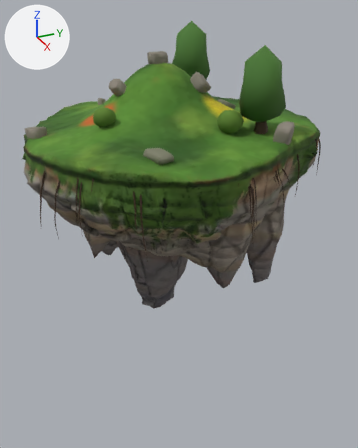
One commit to the glTF model public/assets/models/islands/island-hill-lod1.glb: the scene before it, then after it.
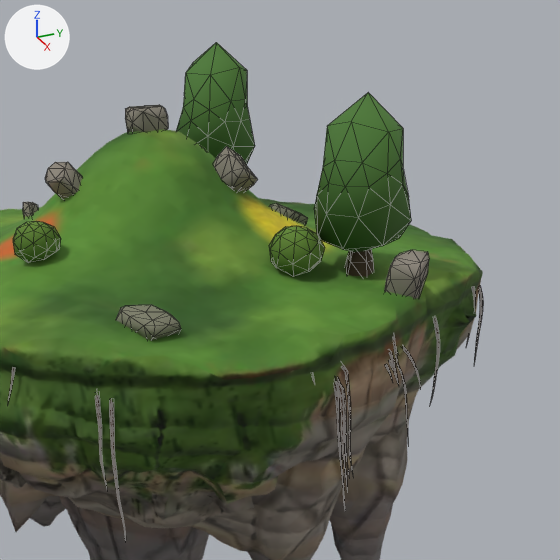
Old and new are each drawn whole from a 50 mm camera at (46.0, -19.5, 11.7) aimed at (-0.3, 1.4, -11.4) and again close up on the part from 24% to 100% of the width and 0% to 61% of the height. The axes (+X, +Y, +Z) are drawn at upper left. The lights are the same throughout. The first two pictures are the older version. The close-ups show mesh edges as thin lines. Where no turn or scale is listed for an object, it has been applied to the vertices. Vertices at exactly the same position are counted once.

The first close-up shows 'Detail', 'Terrain'.
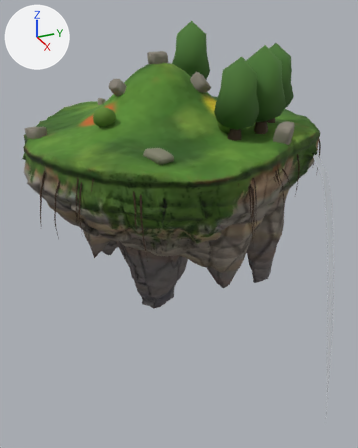
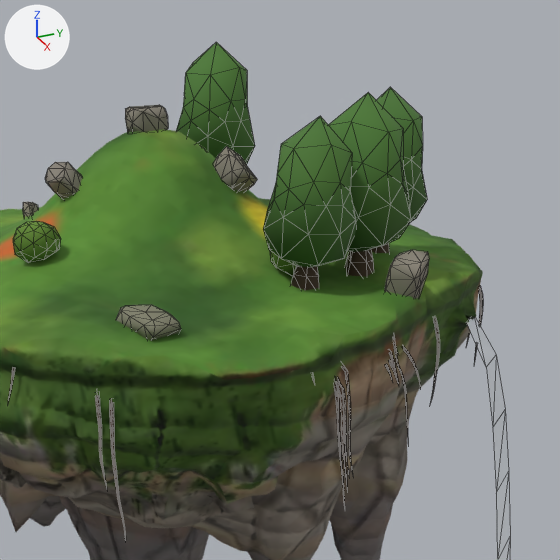
Where the newer file only moved an object's origin or applied its transform, the numbers keep the older frame.

Location of each change, [x1, y1, x2, y2] in pixels of the close-ups (560 x 560 px):
'Detail', reshaped
    before: [7, 42, 483, 539]
    after: [8, 42, 510, 560]
part 1 of me_detail, added (green)
    after: [377, 87, 427, 222]
part 2 of me_detail, added (mostly hidden)
    after: [372, 243, 390, 253]
part 3 of me_detail, added (green)
    after: [263, 116, 356, 268]
part 4 of me_detail, added
    after: [291, 265, 319, 290]
part 5 of me_detail, added
    after: [467, 317, 510, 560]
part 6 of me_detail, deleted
    before: [472, 286, 476, 308]
part 7 of me_detail, edited (looks the same)
    both: [13, 162, 429, 341]

What the commit changed:
me_detail is used by ob_detail; location (-0.21, 0.56, 1.18).
me_detail had 1729 vertices, 3166 faces and spanned x -16.4..16.4, y -15.0..15.0, z -8.1..8.1.
me_detail now has 1852 vertices, 3374 faces and spans x -16.4..16.4, y -15.0..15.0, z -35.2..8.1.
me_detail part 1: the loose piece of 42 vertices spanning x 6.7..10.7, y 2.9..6.8, z 0.3..6.9 is copied, and the copy is turned -173.1 degrees about the z axis through its middle and scaled by 0.96, then moved by (-2.4, 2.7, 0.1); it spans x 4.4..8.2, y 5.7..9.4, z 0.5..6.9.
me_detail part 2: the loose piece of 16 vertices spanning x 8.1..9.5, y 4.2..5.7, z -0.9..0.9 is copied, and the copy is scaled about its middle by (-0.953, -0.954, 0.96), then moved by (-2.6, 2.5, 0.2); it spans x 5.6..6.9, y 6.7..8.1, z -0.6..1.1.
me_detail part 3: the loose piece of 42 vertices spanning x 6.7..10.7, y 2.9..6.8, z 0.3..6.9 is copied, and the copy is multiplied about its middle by the matrix ((0.637, -0.659, 0.002), (0.657, 0.635, 0.062), (-0.046, -0.042, 0.914)), then moved by (0.9, -2.9, -0.5); it spans x 7.5..11.3, y -0.1..3.9, z 0.1..6.2.
me_detail part 4: the loose piece of 16 vertices spanning x -9.9..-8.3, y 5.5..7.1, z -0.6..1.4 is copied, and the copy is turned 147.2 degrees about the z axis through its middle and scaled by 0.815, then moved by (18.6, -4.4, -0.5); it spans x 8.8..10.1, y 1.1..2.4, z -1.0..0.7.
me_detail part 5: a new loose piece of 20 vertices spanning x 9.7..14.0, y 9.7..13.7, z -35.2..-2.9, in mat_island_detail.
me_detail part 6: the loose piece of 13 vertices spanning x 9.2..9.5, y 10.8..11.0, z -2.9..-1.7 is deleted.
me_detail part 7: 840 kept faces spanning x -15.1..13.2, y -14.4..8.3, z -1.5..3.6 get new vertex colours.
Other edits to the shape of me_detail do not show in these pictures.
